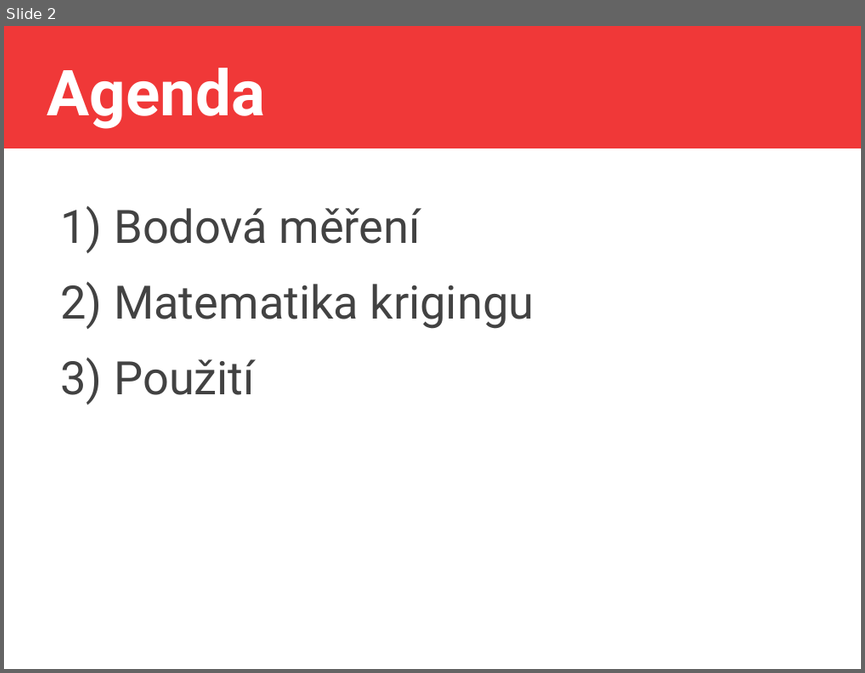
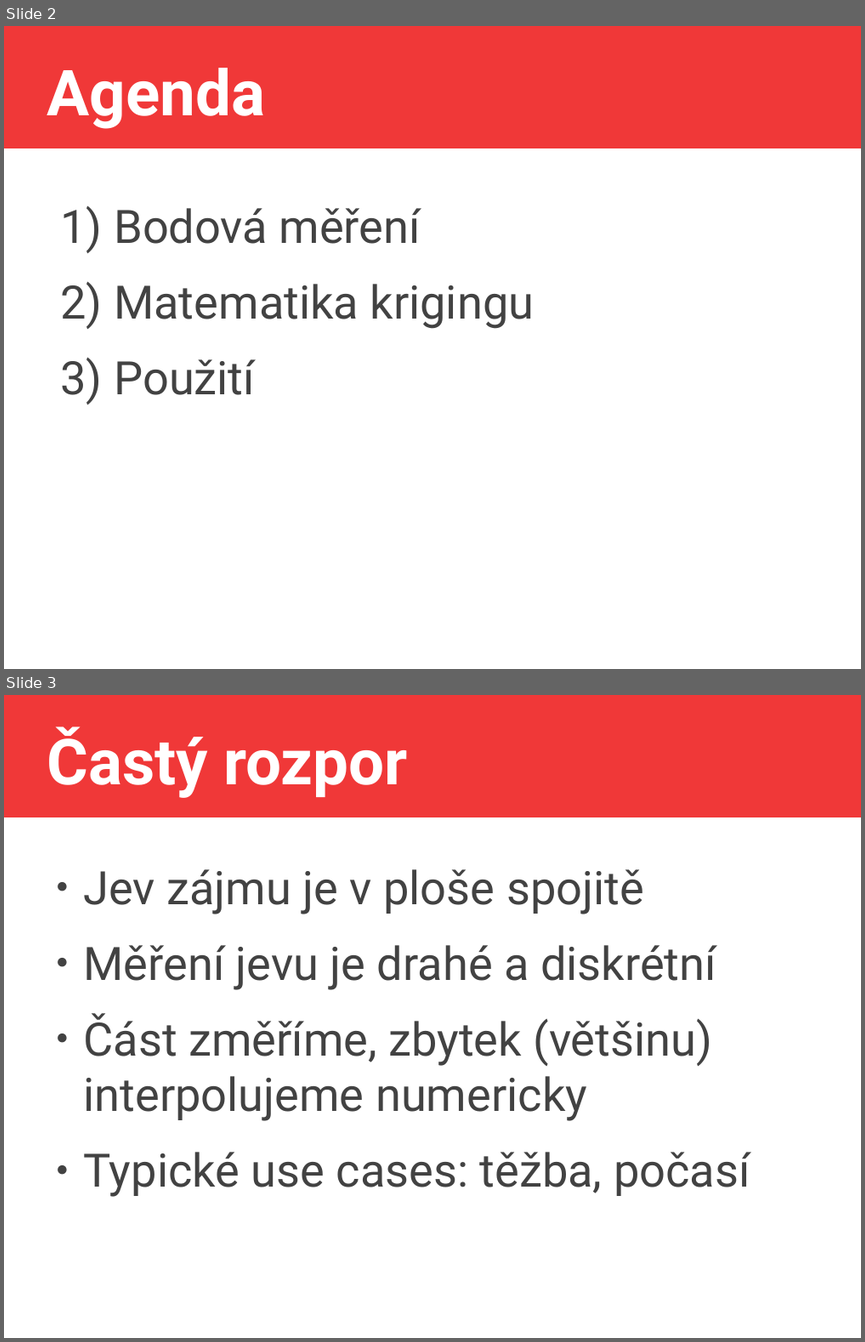
Before and after one commit to jlacko/4EK418, a slide deck: prez/8 - kriging + interpolace.odp. Shown one above the other, each under a label of ours: slide 2 before the commit, slides 2 and 3 after it. The pictures are 865x673 and 865x1342 pixels, drawn with LibreOffice and Linux fonts; fonts in the diff are those of the drawing. Boxes give left, top, right and bottom in pixels: in the first picture for what was removed or moved away, otherwise in the second. Text is boxed around its words. In the diff, an @@ line names an element or a change of style, - is before the commit and + after.

```diff
--- a/prez/8 - kriging + interpolace.odp
+++ b/prez/8 - kriging + interpolace.odp
@@ slide 3 added at box(4, 695, 861, 1338), background #FFFFFF; not listed: 1 template element that a slide beside it also shows @@
@@ title added at box(46, 726, 408, 798), 58.7 pt, text #FFFFFF, bold @@
+Častý rozpor
@@ text added at box(83, 869, 749, 1197), 42.7 pt, text #424242 @@
+● Jev zájmu je v ploše spojitě
+● Měření jevu je drahé a diskrétní
+● Část změříme, zbytek (většinu) interpolujeme numericky
+● Typické use cases: těžba, počasí
```
Also in this commit, not shown: 4 other files.
